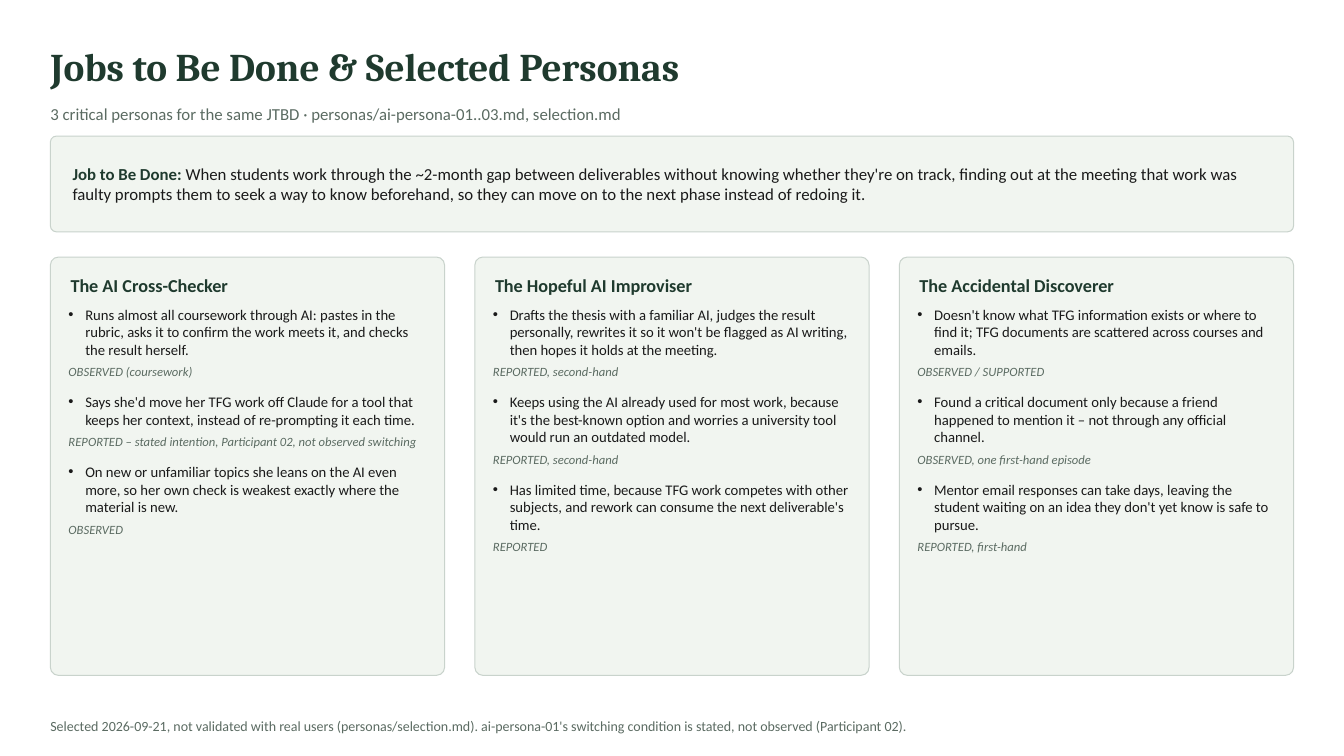
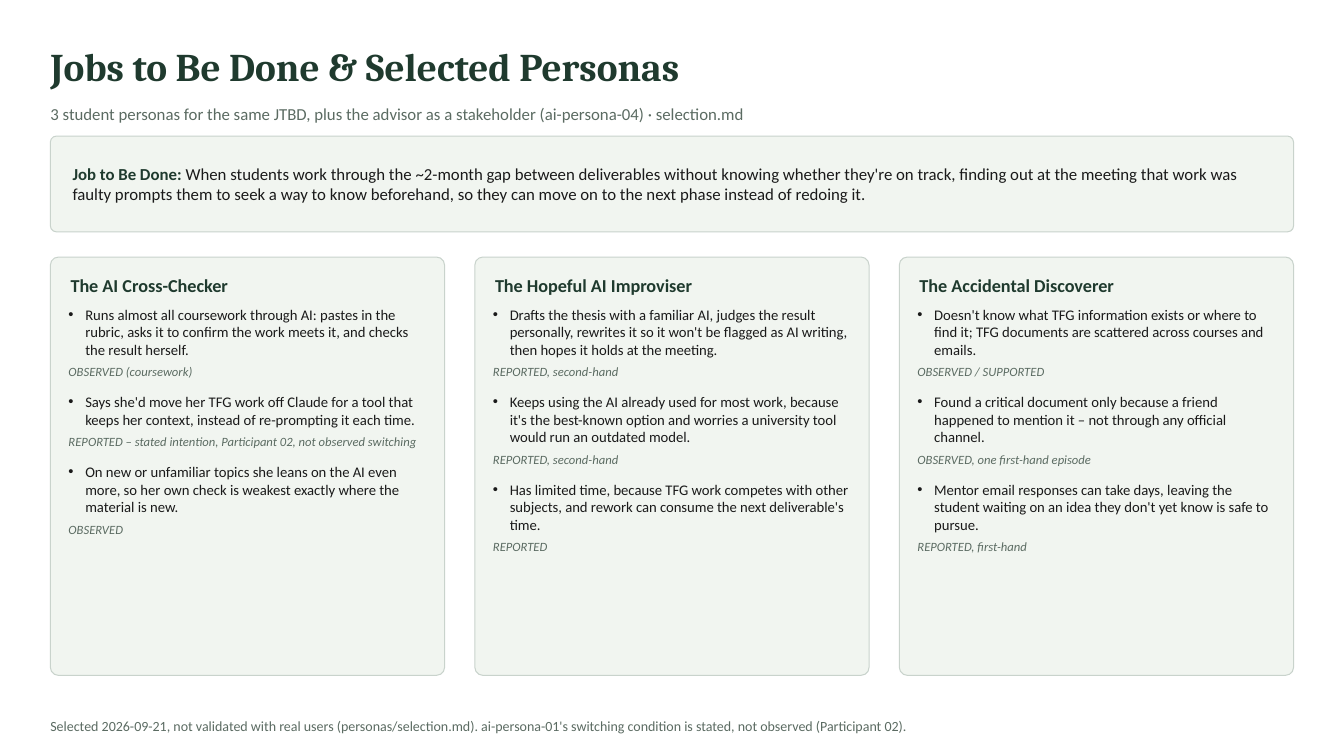
Before and after one commit to Angelotxx271/rpai_gp, a slide deck: slide 2 of venture-skeleton-v0.1.pptx. Drawn at 1344x756 pixels with LibreOffice and Linux fonts; fonts in the diff are those of the drawing. Boxes give left, top, right and bottom in pixels: in the first picture for what was removed or moved away, otherwise in the second. Text is boxed around its words. In the diff, an @@ line names an element or a change of style, - is before the commit and + after.

```diff
--- a/venture-skeleton-v0.1.pptx
+++ b/venture-skeleton-v0.1.pptx
@@ text at (50, 108, 744, 123): text changed @@
-3 critical personas for the same JTBD · personas/ai-persona-01..03.md, selection.md
+3 student personas for the same JTBD, plus the advisor as a stakeholder (ai-persona-04) · selection.md
```
Also in this commit, not shown: 3 other slides changed, 6 other files.
